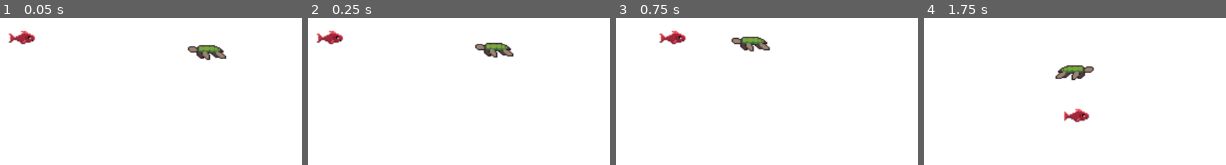
Above: before the commit, frames 1-4 (left to right).
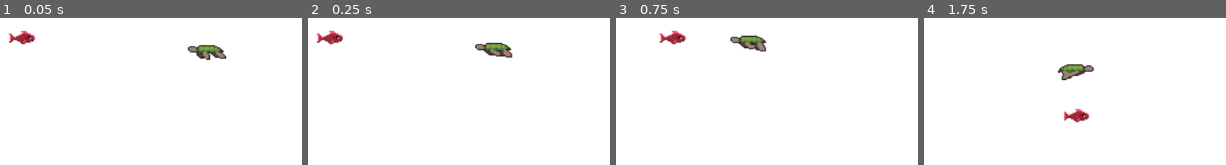
Above: after the commit, the same moments.

Repository: ScottWollbrink/Feesh-game
Game: Godot game, scene res://game.tscn
The game is run twice, just before and just after one commit, with the same random seed, the same clock (stepped at 60 frames per second) and the same inputs. The project has no main scene, so this scene is started directly.
Inputs:
- Up to frame 1 (0.05 s): no input
- Up to frame 2 (0.25 s): no input
- Up to frame 3 (0.75 s): hold D (move_right) from 0.53 s (still down)
- Up to frame 4 (1.75 s): release D (move_right) at 1.28 s; hold S (move_down) from 1.28 s (still down)

Frame 1 is identical in both runs. In frame 2, 0.3% of the frame differs, in the area x 57-69%, y 21-28%; in frame 3, 0.8%; in frame 4, 0.8%, in the area x 43-56%, y 31-43%.

Commit message:
added turtle animations

Diff:
--- a/Turtle.gd
+++ b/Turtle.gd
@@ -14,5 +14,9 @@
 		_animationPlayer.flip_h = false
 	elif isLeft:
 		_animationPlayer.flip_h = true
-
+	velocity = direction * 150
+	if velocity != Vector2.ZERO:
+		_animationPlayer.play("walking")
+	else:
+		_animationPlayer.play("idle")
 	move_and_slide()
--- a/main_character.tscn
+++ b/main_character.tscn
@@ -72,7 +72,12 @@
 radius = 8.4
 height = 28.5714
 
+[sub_resource type="CapsuleShape2D" id="CapsuleShape2D_6fv7n"]
+height = 32.0
+
 [node name="MainCharacter" type="CharacterBody2D"]
+collision_layer = 0
+collision_mask = 2
 script = ExtResource("1_dqhp8")
 
 [node name="MainCharacterAnimation" type="AnimatedSprite2D" parent="."]
@@ -91,3 +96,9 @@
 rotation = 1.5708
 scale = Vector2(0.507937, 0.533333)
 shape = SubResource("CapsuleShape2D_muff6")
+
+[node name="CollisionShape2D" type="CollisionShape2D" parent="."]
+position = Vector2(22, -2)
+rotation = 1.5708
+shape = SubResource("CapsuleShape2D_6fv7n")
+debug_color = Color(0.756863, 0.45098, 0.0862745, 0.419608)
--- a/project.godot
+++ b/project.godot
@@ -14,13 +14,13 @@
 config/features=PackedStringArray("4.2", "Forward Plus")
 config/icon="res://icon.svg"
 
+[autoload]
+
+GlobalVars="*res://GlobalVars.gd"
+
 [dotnet]
 
 project/assembly_name="Feesh"
-
-[autoload]
-
-GlobalVars="*res://GlobalVars.gd"
 
 [input]
 
@@ -49,21 +49,6 @@
 "events": [null, null, Object(InputEventKey,"resource_local_to_scene":false,"resource_name":"","device":-1,"window_id": …(190 unchanged characters)…
 ]
 }
-move_right={
-"deadzone": 0.5,
-"events": [Object(InputEventKey,"resource_local_to_scene":false,"resource_name":"","device":-1,"window_id":0,"alt_pressed":false,"shift_pressed":false,"ctrl_pressed":false,"meta_pressed":false,"pressed":false,"keycode":0,"physical_keycode":68,"key_label":0,"unicode":100,"echo":false,"script":null)
-]
-}
-move_up={
-"deadzone": 0.5,
-"events": [Object(InputEventKey,"resource_local_to_scene":false,"resource_name":"","device":-1,"window_id":0,"alt_pressed":false,"shift_pressed":false,"ctrl_pressed":false,"meta_pressed":false,"pressed":false,"keycode":0,"physical_keycode":87,"key_label":0,"unicode":119,"echo":false,"script":null)
-]
-}
-move_down={
-"deadzone": 0.5,
-"events": [Object(InputEventKey,"resource_local_to_scene":false,"resource_name":"","device":-1,"window_id":0,"alt_pressed":false,"shift_pressed":false,"ctrl_pressed":false,"meta_pressed":false,"pressed":false,"keycode":0,"physical_keycode":83,"key_label":0,"unicode":115,"echo":false,"script":null)
-]
-}
 
 [layer_names]
 
Not shown: 1 places in game.tscn that only renumber resources
Not shown: 1 places in main_character.tscn that only renumber resources
